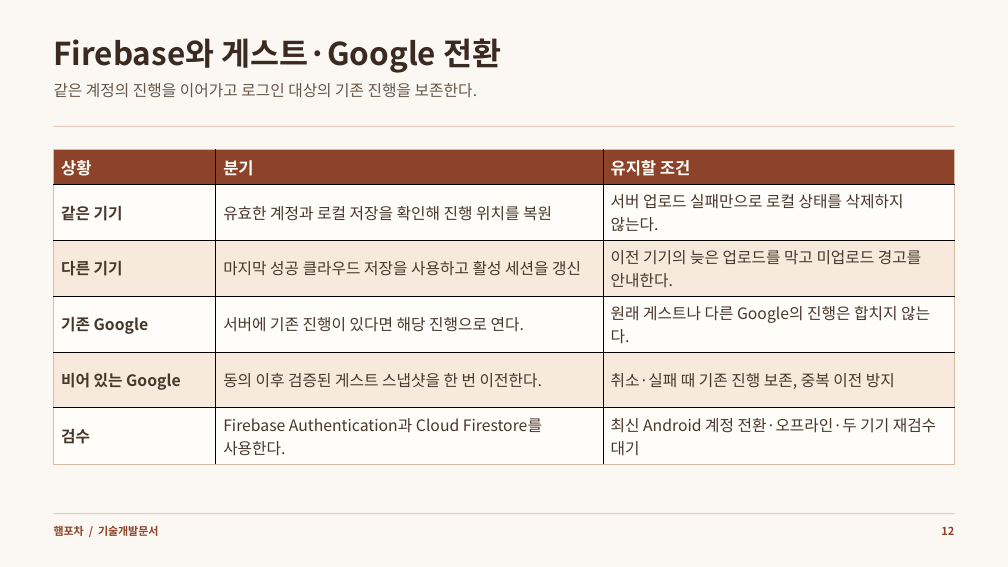
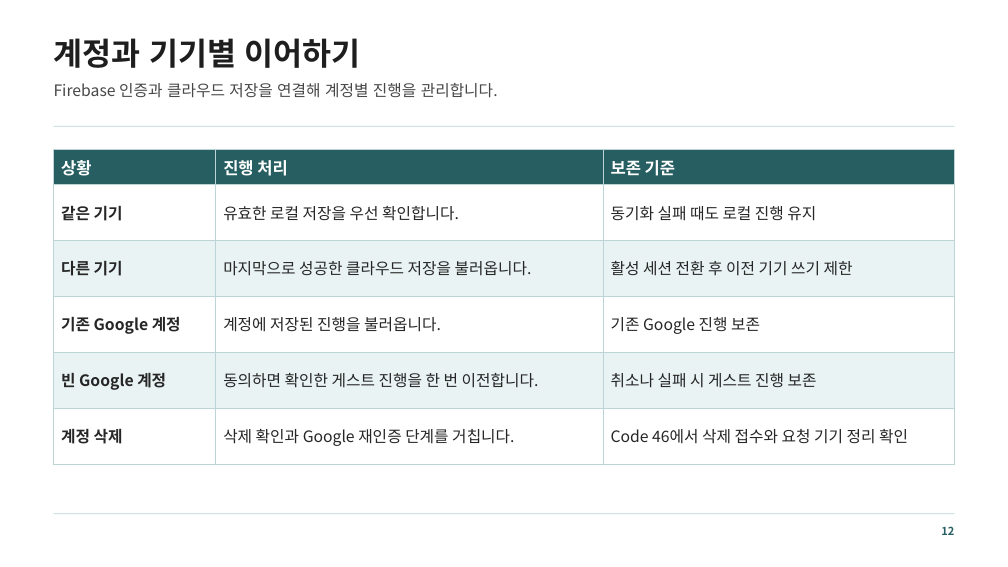
Before and after one commit to mjoon31/mjoon31, a slide deck: slide 12 of docs/assets/resources/ham-pocha/technical-development.pptx. Drawn at 1008x567 pixels with LibreOffice and Linux fonts; fonts in the diff are those of the drawing. Boxes give left, top, right and bottom in pixels: in the first picture for what was removed or moved away, otherwise in the second. Text is boxed around its words. In the diff, an @@ line names an element or a change of style, - is before the commit and + after.

```diff
--- a/docs/assets/resources/ham-pocha/technical-development.pptx
+++ b/docs/assets/resources/ham-pocha/technical-development.pptx
@@ background #FBF8F3 to #FFFFFF @@
@@ text at [54, 38, 361, 68]: text changed; text colour #3B2A22 to #1E1E1E @@
-Firebase와 게스트·Google 전환
+계정과 기기별 이어하기
@@ text at [54, 83, 498, 98]: text changed; text colour #67574B to #484848 @@
-같은 계정의 진행을 이어가고 로그인 대상의 기존 진행을 보존한다.
+Firebase 인증과 클라우드 저장을 연결해 계정별 진행을 관리합니다.
@@ rectangle at [54, 126, 955, 127]: fill #D8BCA7 to #BCD4D5 @@
@@ table at [54, 150, 955, 464] @@
-row 1, column 2: 분기
+row 1, column 2: 진행 처리
-row 1, column 3: 유지할 조건
+row 1, column 3: 보존 기준
-row 2, column 2: 유효한 계정과 로컬 저장을 확인해 진행 위치를 복원
+row 2, column 2: 유효한 로컬 저장을 우선 확인합니다.
-row 2, column 3: 서버 업로드 실패만으로 로컬 상태를 삭제하지 않는다.
+row 2, column 3: 동기화 실패 때도 로컬 진행 유지
-row 3, column 2: 마지막 성공 클라우드 저장을 사용하고 활성 세션을 갱신
+row 3, column 2: 마지막으로 성공한 클라우드 저장을 불러옵니다.
-row 3, column 3: 이전 기기의 늦은 업로드를 막고 미업로드 경고를 안내한다.
+row 3, column 3: 활성 세션 전환 후 이전 기기 쓰기 제한
-row 4: 기존 Google | 서버에 기존 진행이 있다면 해당 진행으로 연다. | 원래 게스트나 다른 Google의 진행은 합치지 않는다.
+row 4: 기존 Google 계정 | 계정에 저장된 진행을 불러옵니다. | 기존 Google 진행 보존
-row 5: 비어 있는 Google | 동의 이후 검증된 게스트 스냅샷을 한 번 이전한다. | 취소·실패 때 기존 진행 보존, 중복 이전 방지
+row 5: 빈 Google 계정 | 동의하면 확인한 게스트 진행을 한 번 이전합니다. | 취소나 실패 시 게스트 진행 보존
-row 6: 검수 | Firebase Authentication과 Cloud Firestore를 사용한다. | 최신 Android 계정 전환·오프라인·두 기기 재검수 대기
+row 6: 계정 삭제 | 삭제 확인과 Google 재인증 단계를 거칩니다. | Code 46에서 삭제 접수와 요청 기기 정리 확인
@@ fill #8C4329 to #265E62 in row 1 @@
@@ fill #FFFDF9 to #FFFFFF in 9 cells @@
@@ fill #F7EADD to #E9F3F3 in 6 cells @@
@@ text colour #FFFDF9 to #FFFFFF in "상황" @@
@@ text colour #48372D to #262626 in "같은 기기", "다른 기기" @@
@@ borders changed @@
@@ rectangle at [54, 513, 955, 514]: fill #D8BCA7 to #BCD4D5 @@
@@ text removed at [54, 525, 158, 536] @@
-햄포차 / 기술개발문서
@@ text "12" at [941, 526, 954, 535]: text colour #8C4329 to #265E62 @@
```
Also in this commit, not shown: 15 other slides changed, 9 other files.
